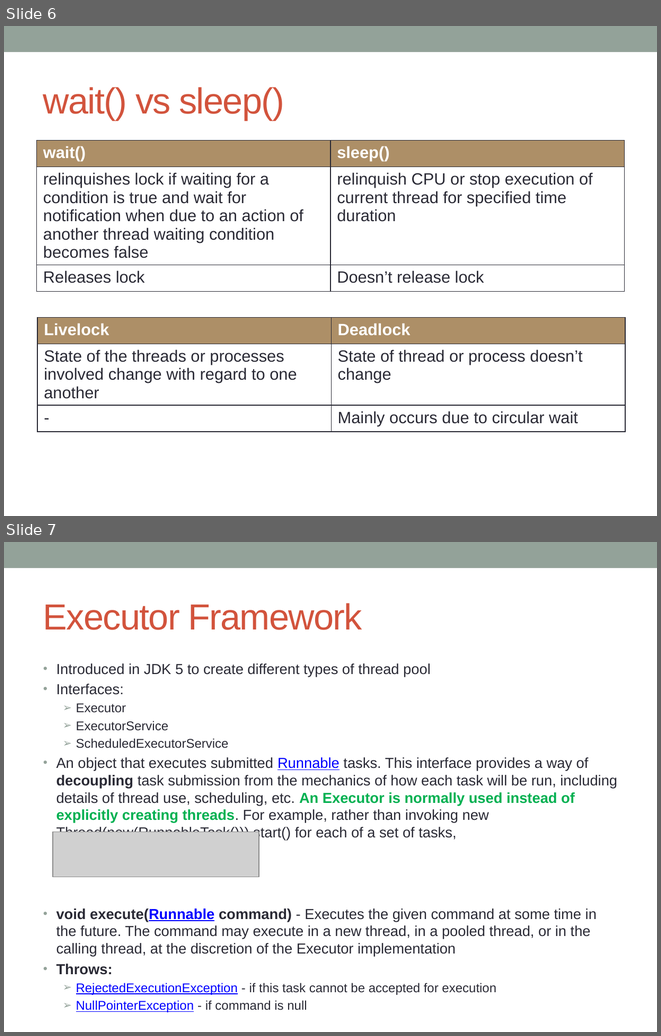
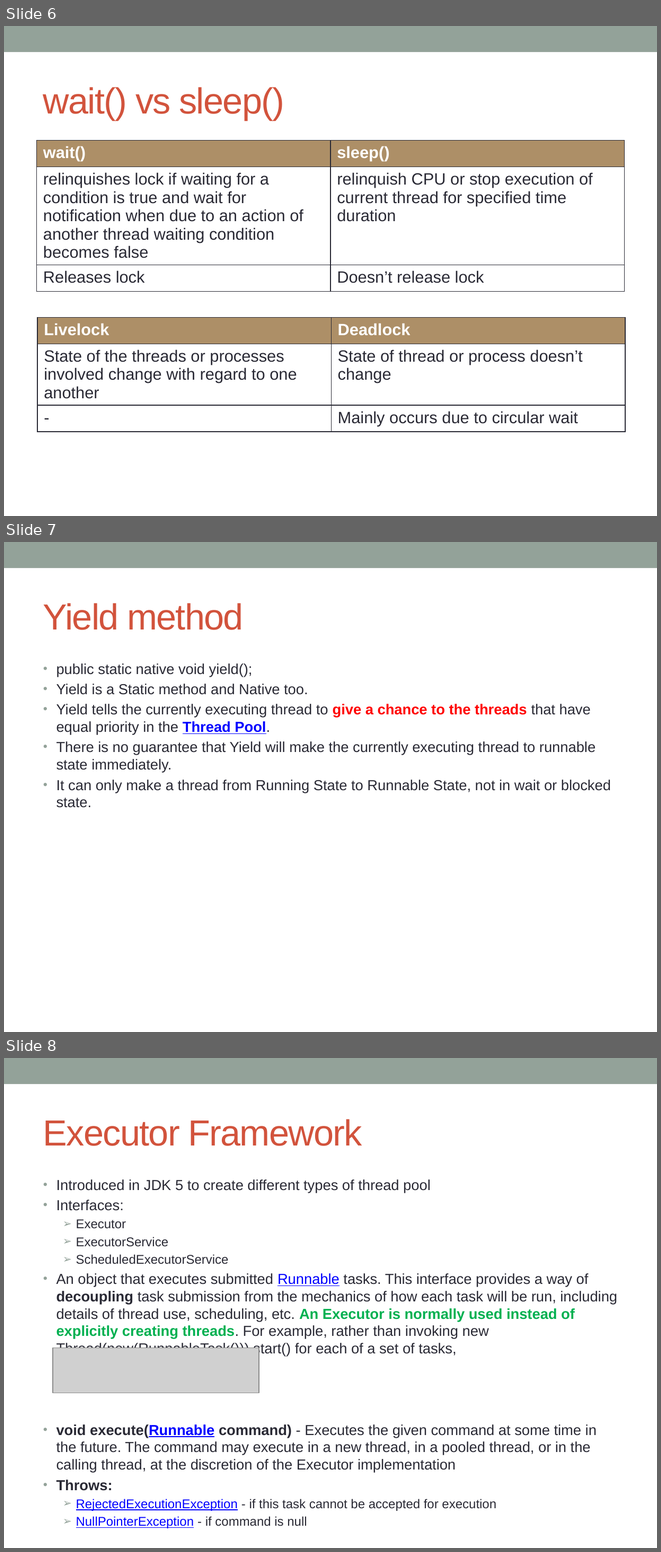
Before and after one commit to notionquest/ProjectDocumentation, a slide deck: MultiThreading.pptx. Shown one above the other, each under a label of ours: slides 6 and 7 before the commit, slides 6, 7 and 8 after it. The pictures are 661x1036 and 661x1552 pixels, drawn with LibreOffice and Linux fonts; fonts in the diff are those of the drawing; grey boxes stand for pictures. Boxes give left, top, right and bottom in pixels: in the first picture for what was removed or moved away, otherwise in the second. Text is boxed around its words. In the diff, an @@ line names an element or a change of style, - is before the commit and + after.

```diff
--- a/MultiThreading.pptx
+++ b/MultiThreading.pptx
@@ slide 7 added at [4,542,657,1032], background #FFFFFF; not listed: 1 template element that a slide beside it also shows @@
@@ title added at [43,603,244,630], 40 pt, text #D2533C @@
+Yield method
@@ text added at [56,663,611,808], 16 pt, text #292934 @@
+• public static native void yield();
+• Yield is a Static method and Native too.
+• Yield tells the currently executing thread to give a chance to the threads that have equal priority in the Thread Pool.
+• There is no guarantee that Yield will make the currently executing thread to runnable state immediately.
+• It can only make a thread from Running State to Runnable State, not in wait or blocked state.
@@ what was slide 7 is now slide 8 @@
```
Also in this commit, not shown: 6 slides changed, 5 other slides added.
